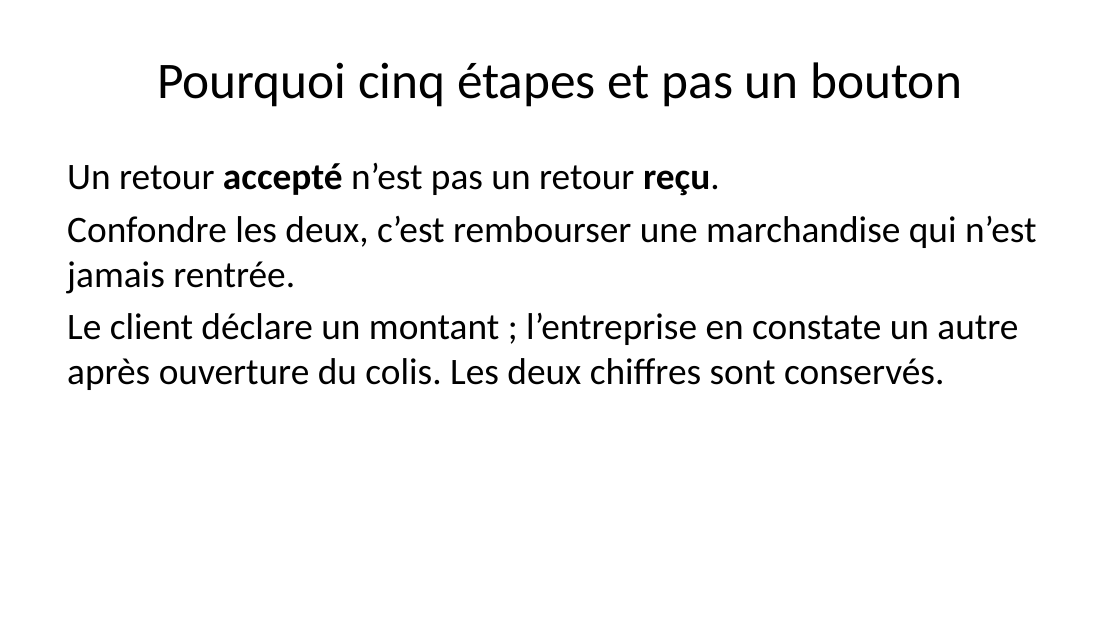
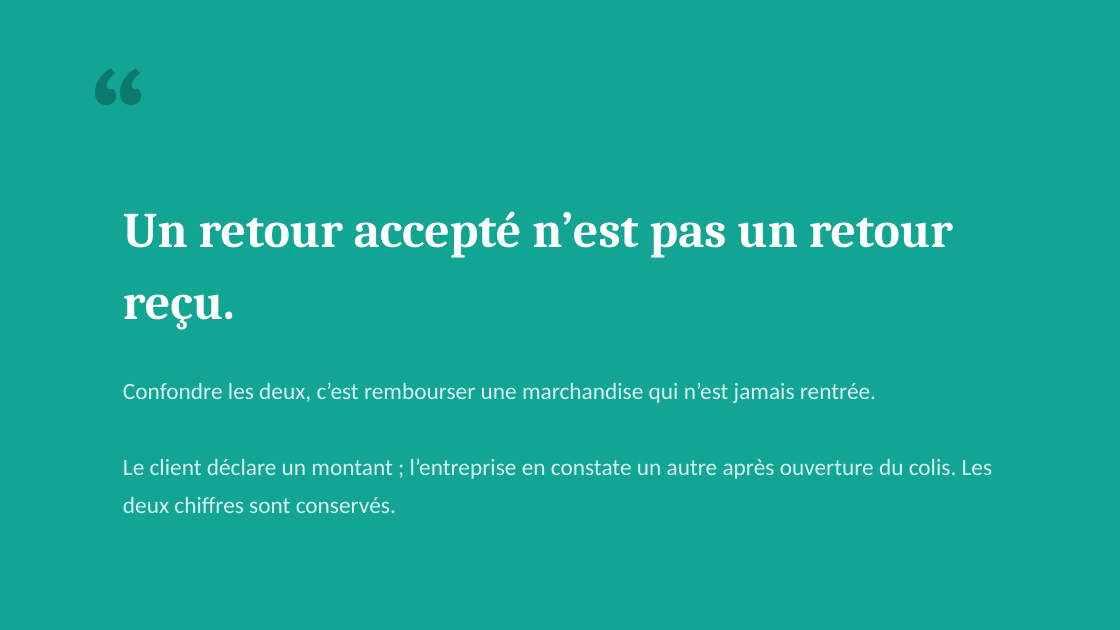
Before and after one commit to Dominique-BRIA/garah, a slide deck: slide 12 of docs/presentation/GARAH-presentation.pptx (slide 13 before the commit). Drawn at 1120x630 pixels with LibreOffice and Linux fonts; fonts in the diff are those of the drawing. Boxes give left, top, right and bottom in pixels: in the first picture for what was removed or moved away, otherwise in the second. Text is boxed around its words. In the diff, an @@ line names an element or a change of style, - is before the commit and + after.

```diff
--- a/docs/presentation/GARAH-presentation.pptx
+++ b/docs/presentation/GARAH-presentation.pptx
@@ background #FFFFFF to #12A594 @@
@@ text added at [78,56,190,168], 90 pt, text #0B7A6D, bold @@
+“
@@ title removed at [157,62,962,107] @@
-Pourquoi cinq étapes et pas un bouton
@@ text at [67,163,720,196]: paragraph removed @@
-Un retour accepté n’est pas un retour reçu.
@@ text added at [123,211,953,330], 32 pt, text #FFFFFF, bold @@
+Un retour accepté n’est pas un retour reçu.
@@ text "Confondre les deux, c’est rembourser ...": place and size @@
-text "Confondre les deux, c’est rembourser ..." at [67,163,1037,390]
+text "Confondre les deux, c’est rembourser ..." at [123,382,993,513]
@@ text "Confondre les deux, c’est rembourser ..." at [123,382,993,513]: size 24 to 15 pt, text colour #000000 to #D6F5F0; line spacing 1 to 1.35; less space between paragraphs; vertical alignment top to middle @@
```
Also in this commit, not shown: 22 other slides changed, 11 slides added, 13 slides removed, 3 other files.
